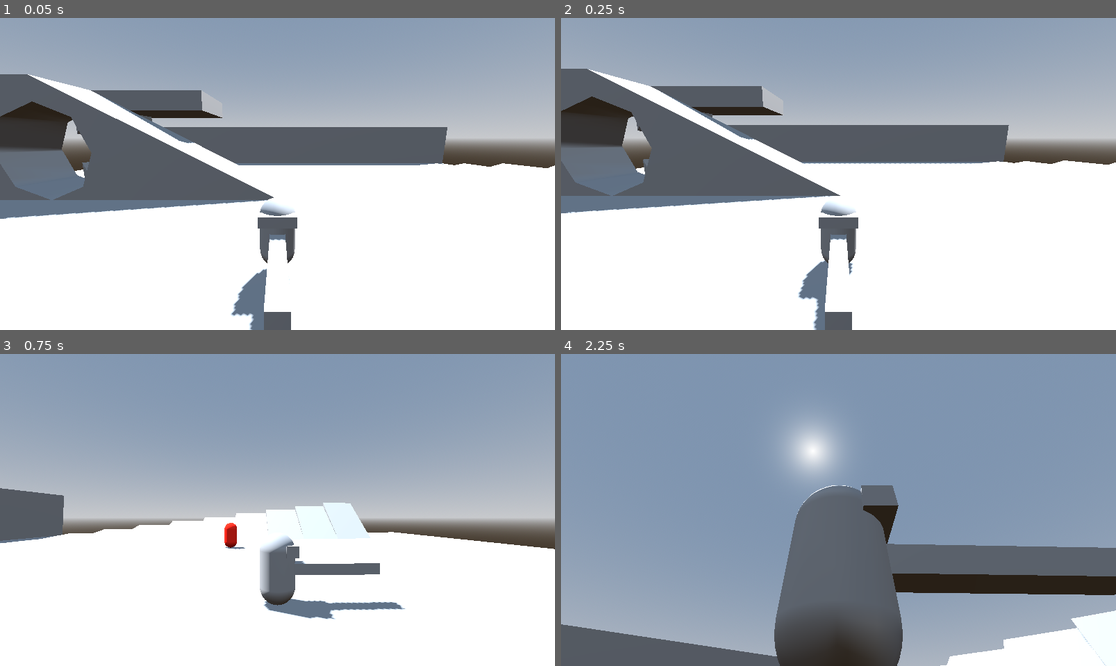
Above: before the commit, frames 1-4 (two rows, left to right).
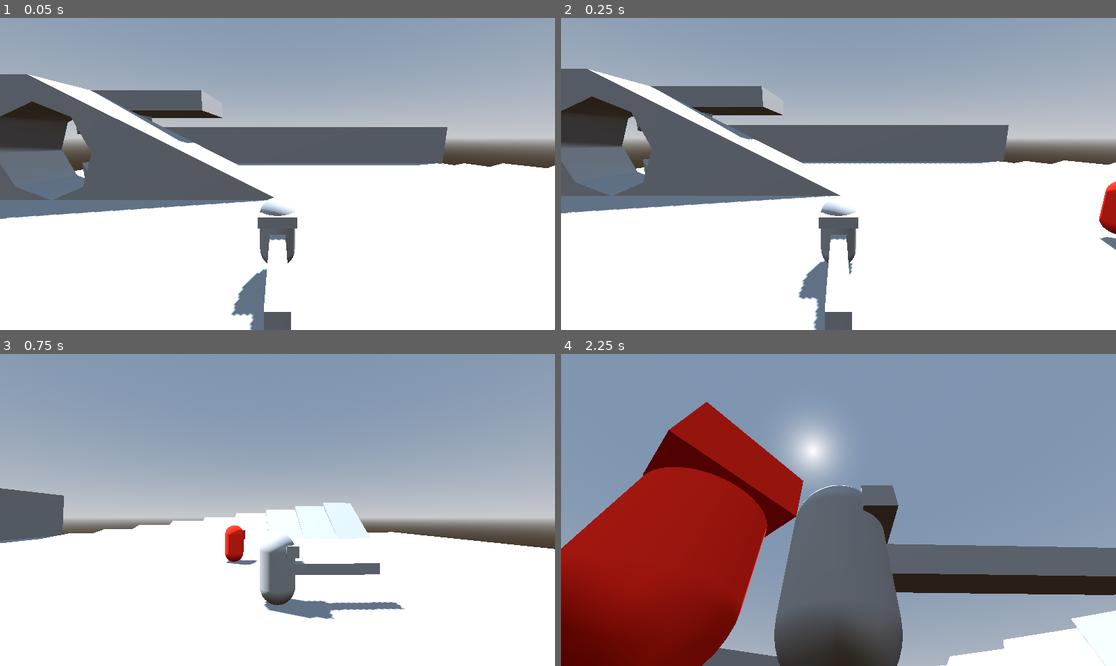
Above: after the commit, the same moments.

Repository: hhhhhhhh1233/BubbleGameJam
Game: Godot game, scene res://test_level.tscn
Two runs of this game, one before a commit and one after it. Both use one fixed random seed, a clock stepped at 60 frames per second and the inputs below.
Inputs (mouse positions are in pixels of both pictures, inside the frame that each line leads up to):
- Up to frame 1 (0.05 s): no input
- Up to frame 2 (0.25 s): no input
- Up to frame 3 (0.75 s): move the mouse to (399, 494) at 0.52 s; hold D (right) from 0.53 s (still down); click (399, 494) at 0.6 s
- Up to frame 4 (2.25 s): tap Space (jump) at 0.77, 1.52 s; move the mouse to (727, 525) at 1.27 s; release D (right) at 1.28 s; hold S (back) 1.28-2.03 s; click (727, 525) at 1.35 s; move the mouse to (894, 441) at 2.02 s; hold D (right) from 2.03 s (still down); click (894, 441) at 2.1 s

Frame 1 is identical in both runs. In frame 2, 0.4% of the frame differs, in the area x 96-100%, y 52-75%; in frame 3, 0.4%; in frame 4, 23%, in the area x 0-44%, y 15-100%.

Commit message:
FEAT: Enemy detects and follow player

Diff:
--- a/Enemy.gd
+++ b/Enemy.gd
@@ -1,6 +1,11 @@
-extends RigidBody3D
+extends CharacterBody3D
 
 var pos : Basis
+var speed : float = 10
+var accel : float = 5
+var direction : Vector3
+
+@onready var nav: NavigationAgent3D = $NavigationAgent3D
 
 # Called when the node enters the scene tree for the first time.
 func _ready() -> void:
@@ -10,5 +15,13 @@
 # Called every frame. 'delta' is the elapsed time since the previous frame.
 func _process(delta: float) -> void:
 	pos = get_global_transform().basis
+	$Body.look_at(Vector3(direction.x, global_position.y, direction.z))
+	pass
 
-	pass
+func _physics_process(delta: float) -> void:
+	direction = nav.get_next_path_position() - global_position
+	direction = direction.normalized()
+
+	velocity = velocity.lerp(direction * speed, accel * delta)
+
+	move_and_slide()
--- a/Enemy.tscn
+++ b/Enemy.tscn
@@ -1,6 +1,7 @@
-[gd_scene load_steps=6 format=3 uid="uid://dvkk5iitfh6bd"]
+[gd_scene load_steps=8 format=3 uid="uid://dvkk5iitfh6bd"]
 
 [ext_resource type="Script" path="res://Enemy.gd" id="1_u1mr4"]
+[ext_resource type="Script" path="res://EnemyNavigation.gd" id="2_43a8a"]
 
 [sub_resource type="CylinderShape3D" id="CylinderShape3D_au02y"]
 
@@ -10,9 +11,17 @@
 [sub_resource type="CapsuleMesh" id="CapsuleMesh_w07p4"]
 material = SubResource("StandardMaterial3D_6ws61")
 
+[sub_resource type="BoxMesh" id="BoxMesh_lk1y2"]
+material = SubResource("StandardMaterial3D_6ws61")
+
 [sub_resource type="SphereShape3D" id="SphereShape3D_4p3sc"]
+radius = 50.0
 
-[node name="Enemy" type="RigidBody3D"]
+[node name="Enemy" type="CharacterBody3D"]
+collision_layer = 4
+collision_mask = 7
+axis_lock_angular_x = true
+axis_lock_angular_z = true
 script = ExtResource("1_u1mr4")
 
 [node name="BodyCollision" type="CollisionShape3D" parent="."]
@@ -21,10 +30,16 @@
 [node name="Body" type="MeshInstance3D" parent="."]
 mesh = SubResource("CapsuleMesh_w07p4")
 
+[node name="CollisionShape3D" type="MeshInstance3D" parent="Body"]
+transform = Transform3D(1, 0, 0, 0, 0.5, 0, 0, 0, 0.5, 0, 0.442267, 0.332674)
+mesh = SubResource("BoxMesh_lk1y2")
+
 [node name="NavigationAgent3D" type="NavigationAgent3D" parent="."]
+script = ExtResource("2_43a8a")
 
-[node name="AggroCollision" type="Area3D" parent="."]
+[node name="AggroCollision" type="Area3D" parent="NavigationAgent3D"]
+collision_layer = 0
+collision_mask = 2
 
-[node name="CollisionShape3D" type="CollisionShape3D" parent="AggroCollision"]
-transform = Transform3D(500, 0, 0, 0, 500, 0, 0, 0, 500, 0, 0, 0)
+[node name="CollisionShape3D" type="CollisionShape3D" parent="NavigationAgent3D/AggroCollision"]
 shape = SubResource("SphereShape3D_4p3sc")
--- a/EnemyNavigation.gd
+++ b/EnemyNavigation.gd
@@ -1,6 +1,8 @@
 extends NavigationAgent3D
 
-@onready var Player : CharacterBody3D
+@onready var player : CharacterBody3D
+@onready var aggroCollision : Area3D = $AggroCollision
+var overlappingBodies : Array[Node3D]
 # Called when the node enters the scene tree for the first time.
 func _ready() -> void:
 	pass # Replace with function body.
@@ -8,7 +10,10 @@
 
 # Called every frame. 'delta' is the elapsed time since the previous frame.
 func _process(delta: float) -> void:
-	self.target_position = Vector3(0,0,0)
+	overlappingBodies = aggroCollision.get_overlapping_bodies()
+	if overlappingBodies.size() != 0:
+		print(overlappingBodies.size())
+	self.target_position = $"../../Player".global_position
 	#print(target_position)
 	pass
 
